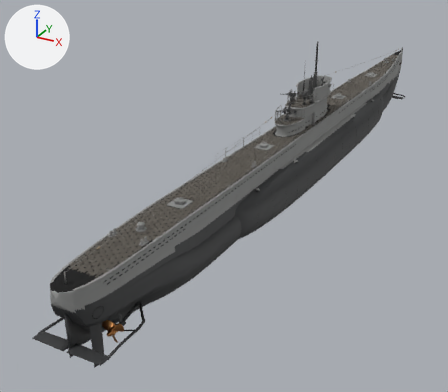
Before and after pictures for a commit that changed the glTF model art/u505_exterior.glb.
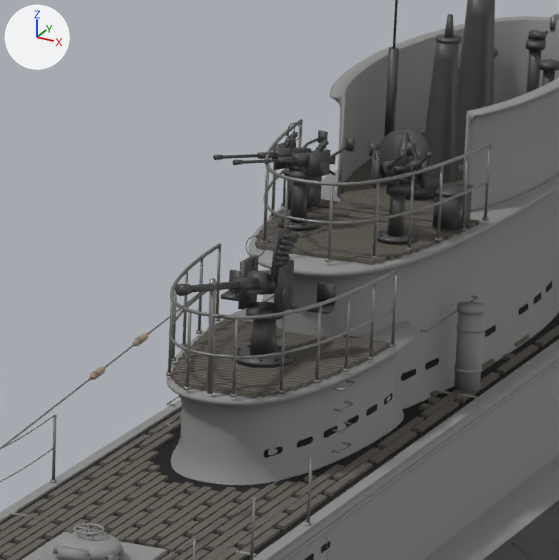
Each version is shown whole from a 50 mm lens placed at (22.6, -59.3, 24.5), pointed at (-6.2, -6.9, -1.6), then close up on the part from 56% to 73% of the width and 19% to 37% of the height. The axes (+X, +Y, +Z) are drawn at upper left. The lights are the same throughout. The last two pictures show the newer version. Vertices at exactly the same position are counted once.

Names of what the first close-up shows: 'Armament_Guns', 'Deck_Fittings', 'Deck_Planks', 'Deck_Steel', 'Hull_Outer', 'SaddleTank_S', 'Tower_AftFairing', 'Tower_BridgeGear', 'Tower_Bulwark', 'Tower_Fairwater', 'Tower_Gratings', 'Tower_Railings' and 8 more.
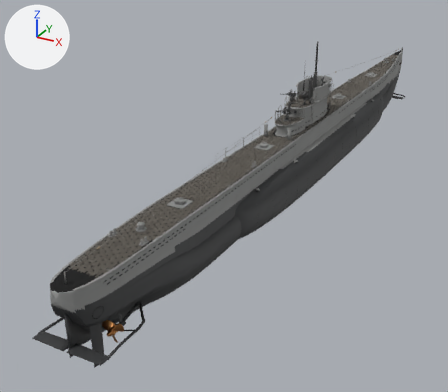
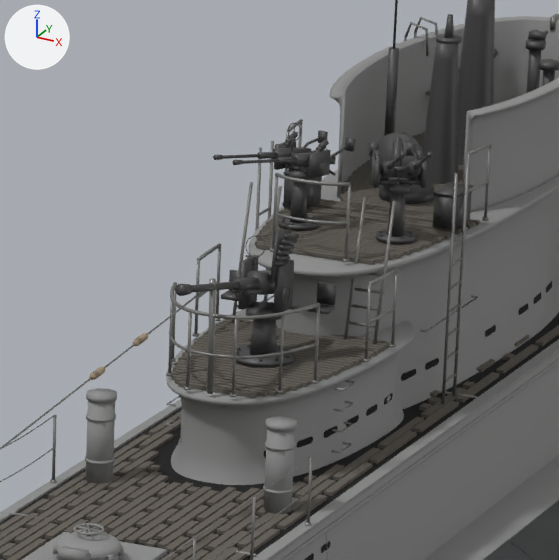
Changed parts and their boxes (x1, y1, x2, y2) in the close-ups (559 x 560 px; the box of a moved part takes in the faces that stretch with it):
'Tower_Railings', reshaped
    before: (166, 119, 491, 397)
    after: (166, 17, 491, 404)
'Deck_Fittings', reshaped
    before: (53, 294, 486, 560)
    after: (53, 388, 297, 560)
part 1 of me_deck_fittings_001, moved or reshaped
    before: (454, 312, 484, 392)
    after: (264, 429, 295, 514)
part 2 of me_deck_fittings_001, moved or reshaped
    before: (457, 301, 486, 315)
    after: (265, 416, 297, 432)
part 3 of me_deck_fittings_001, moved or reshaped
    before: (454, 365, 482, 374)
    after: (263, 484, 294, 495)
part 4 of me_deck_fittings_001, moved or reshaped
    before: (456, 324, 485, 333)
    after: (265, 442, 296, 451)
part 5 of me_deck_fittings_001, moved or reshaped (mostly hidden before)
    before: (264, 294, 274, 301)
    after: (86, 401, 115, 484)
part 6 of me_deck_fittings_001, moved or reshaped (not visible before)
    after: (86, 388, 117, 403)
part 7 of me_deck_fittings_001, moved or reshaped (not visible before)
    after: (85, 456, 115, 465)
part 8 of me_deck_fittings_001, moved or reshaped (mostly hidden before)
    before: (262, 296, 274, 302)
    after: (86, 413, 116, 422)
part 9 of me_tower_railings_001, moved or reshaped
    before: (325, 258, 332, 262)
    after: (342, 258, 349, 262)
part 10 of me_tower_railings_001, added
    after: (441, 173, 458, 404)
part 11 of me_tower_railings_001, added
    after: (453, 166, 469, 396)
part 12 of me_tower_railings_001, deleted
    before: (181, 147, 444, 372)
part 13 of me_tower_railings_001, moved or reshaped
    before: (166, 129, 470, 397)
    after: (166, 126, 470, 397)
part 14 of me_tower_railings_001, added
    after: (404, 17, 438, 56)

Diff of the bpy script that builds the scene:
```diff
--- a/art/u505_exterior.glb.py
+++ b/art/u505_exterior.glb.py
@@ me_deck_fittings_001 @@
-me_deck_fittings_001.from_pydata(...)  # 4984 vertices, 9096 faces; spans x -1.6..1.6, y -31.4..31.6, z 5.9..7.1
+me_deck_fittings_001.from_pydata(...)  # 4984 vertices, 9096 faces; spans x -1.5..1.5, y -31.4..31.6, z 5.9..7.1
+# me_deck_fittings_001 part 1: the loose piece of 48 vertices spanning x 1.2..1.5, y -2.1..-1.7, z 6.0..7.0 is moved by (-0.2, -5.9, 0.0)
+# me_deck_fittings_001 part 2: the loose piece of 48 vertices spanning x 1.2..1.6, y -2.1..-1.7, z 7.0..7.1 is moved by (-0.2, -5.9, 0.0)
+# me_deck_fittings_001 part 3: the loose piece of 48 vertices spanning x 1.2..1.6, y -2.1..-1.7, z 6.2..6.3 is moved by (-0.2, -5.9, 0.0)
+# me_deck_fittings_001 part 4: the loose piece of 48 vertices spanning x 1.2..1.6, y -2.1..-1.7, z 6.8 is moved by (-0.2, -5.9, 0.0)
+# me_deck_fittings_001 part 5: the loose piece of 48 vertices spanning x -1.5..-1.2, y -2.1..-1.7, z 6.0..7.0 is moved by (0.2, -5.9, 0.0)
+# me_deck_fittings_001 part 6: the loose piece of 48 vertices spanning x -1.6..-1.2, y -2.1..-1.7, z 7.0..7.1 is moved by (0.2, -5.9, 0.0)
+# me_deck_fittings_001 part 7: the loose piece of 48 vertices spanning x -1.6..-1.2, y -2.1..-1.7, z 6.2..6.3 is moved by (0.2, -5.9, 0.0)
+# me_deck_fittings_001 part 8: the loose piece of 48 vertices spanning x -1.6..-1.2, y -2.1..-1.7, z 6.8 is moved by (0.2, -5.9, 0.0)
 me_deck_fittings_001.materials.append(mat_x_paint)
@@ me_tower_railings_001 @@
-me_tower_railings_001.from_pydata(...)  # 1920 vertices, 3632 faces; spans x -1.37..1.37, y -7.24..-1.4, z 7.12..9.14
+me_tower_railings_001.from_pydata(...)  # 2040 vertices, 3672 faces; spans x -1.44..1.44, y -7.24..2.8, z 5.95..9.67
+# me_tower_railings_001 part 9: the loose piece of 16 vertices spanning x 0.26..0.35, y -4.32..-4.23, z 8.12..8.15 is moved by (0.19, 0.11, 0.0)
+# me_tower_railings_001 part 10: a new loose piece, an 8-sided cylinder along z spanning x 1.338..1.382, y -2.722..-2.678, z 5.95..9.03, in mat_x_galv (grey #7f7f7d)
+# me_tower_railings_001 part 11: a new loose piece, an 8-sided cylinder along z spanning x 1.338..1.382, y -2.322..-2.278, z 5.95..9.03, in mat_x_galv (grey #7f7f7d)
+# me_tower_railings_001 part 12: 20 loose pieces with 320 vertices, spanning x -1.23..1.23, y -5.55..-2.64, z 7.12..9.12, are deleted
+# me_tower_railings_001 part 13: 112 vertices moved from x -1.3..1.3, y -7.21..-2.02, z 7.12..9.12 to x -1.31..1.31, y -7.21..-1.98, z 7.12..9.12; 648 vertices removed from x -1.3..1.29, y -6.77..-2.02, z 7.12..9.14; 568 vertices added at x -1.38..1.38, y -6.79..-1.98, z 5.95..9.12
+# me_tower_railings_001 part 14: 92 vertices added at x -1.44..-1.06, y 2.4..2.8, z 5.95..9.67
+# other edits to the shape of me_tower_railings_001 do not show in these pictures
 me_tower_railings_001.materials.append(mat_x_galv)
```
